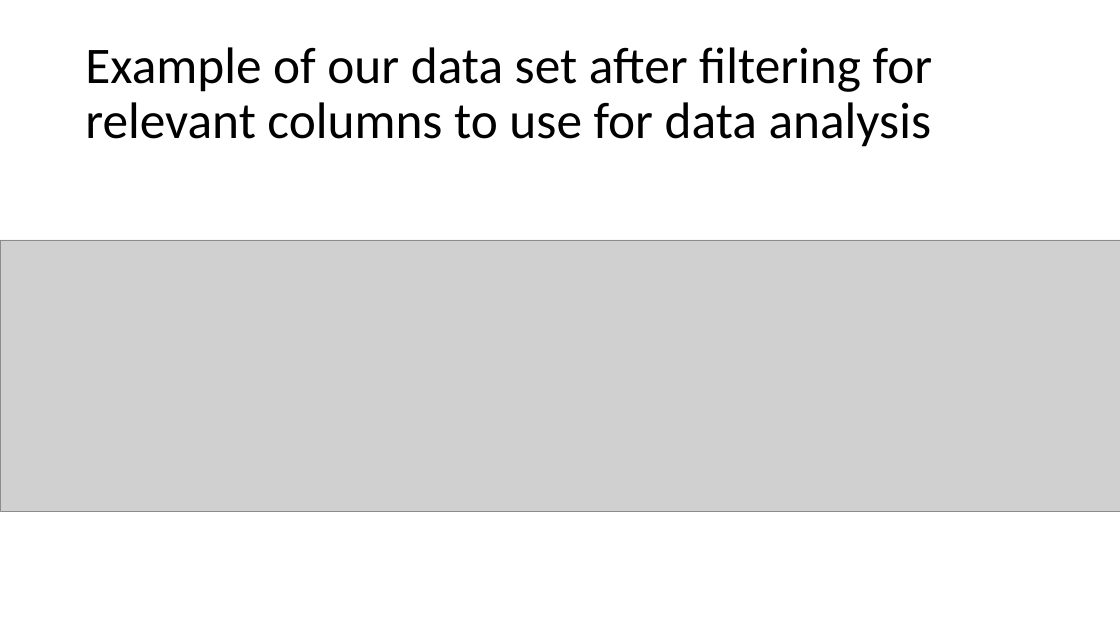
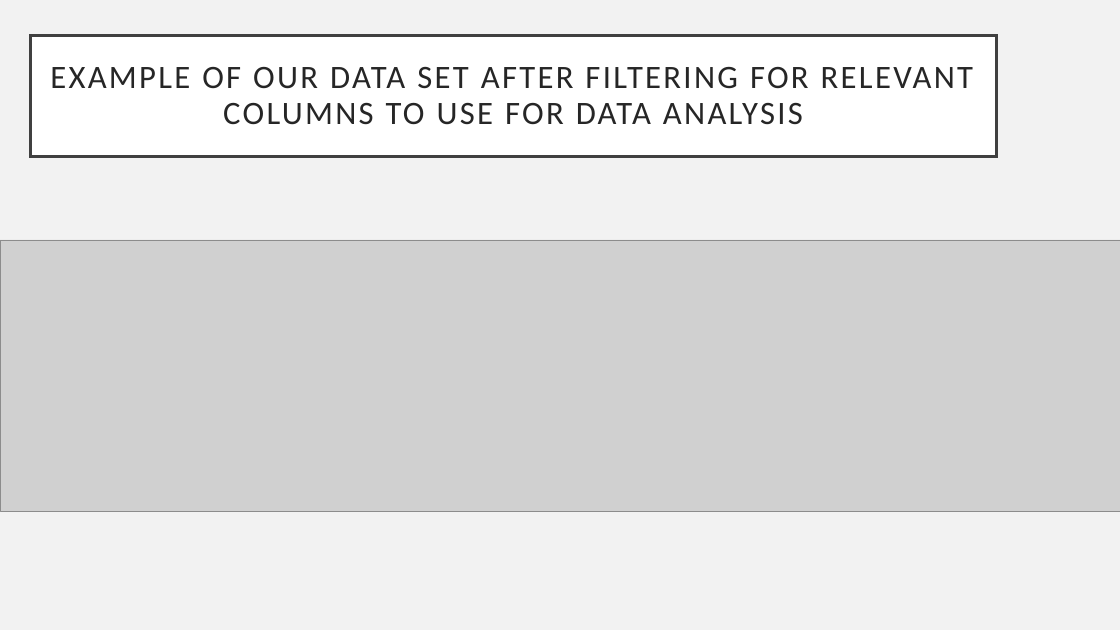
Before and after one commit to smwhikeh/HMS_520_Final_Project_TB, a slide deck: slide 7 of HMS_520_Final_Presentation_Whikehart_Naing.pptx (slide 6 before the commit). Drawn at 1120x630 pixels with LibreOffice and Linux fonts; fonts in the diff are those of the drawing; grey boxes stand for pictures. Boxes give left, top, right and bottom in pixels: in the first picture for what was removed or moved away, otherwise in the second. Text is boxed around its words. In the diff, an @@ line names an element or a change of style, - is before the commit and + after.

```diff
--- a/HMS_520_Final_Presentation_Whikehart_Naing.pptx
+++ b/HMS_520_Final_Presentation_Whikehart_Naing.pptx
@@ background #FFFFFF to #F2F2F2 @@
@@ title "EXAMPLE OF OUR DATA SET ...": place and size @@
-title "EXAMPLE OF OUR DATA SET ..." at bbox=[85, 47, 932, 147]
+title "EXAMPLE OF OUR DATA SET ..." at bbox=[30, 35, 996, 157]
@@ title "EXAMPLE OF OUR DATA SET ..." at bbox=[30, 35, 996, 157]: fill none to #FFFFFF; outline none to #404040 2.5 pt @@
@@ title at bbox=[50, 67, 973, 125]: text changed; size 44 to 28 pt; text colour #000000 to #262626 @@
-Example of our data set after filtering for relevant columns to use for data analysis
+EXAMPLE OF OUR DATA SET AFTER FILTERING FOR RELEVANT COLUMNS TO USE FOR DATA ANALYSIS
```
Also in this commit, not shown: 16 other slides changed, 2 slides added, 1 slide removed, 5 other files.
